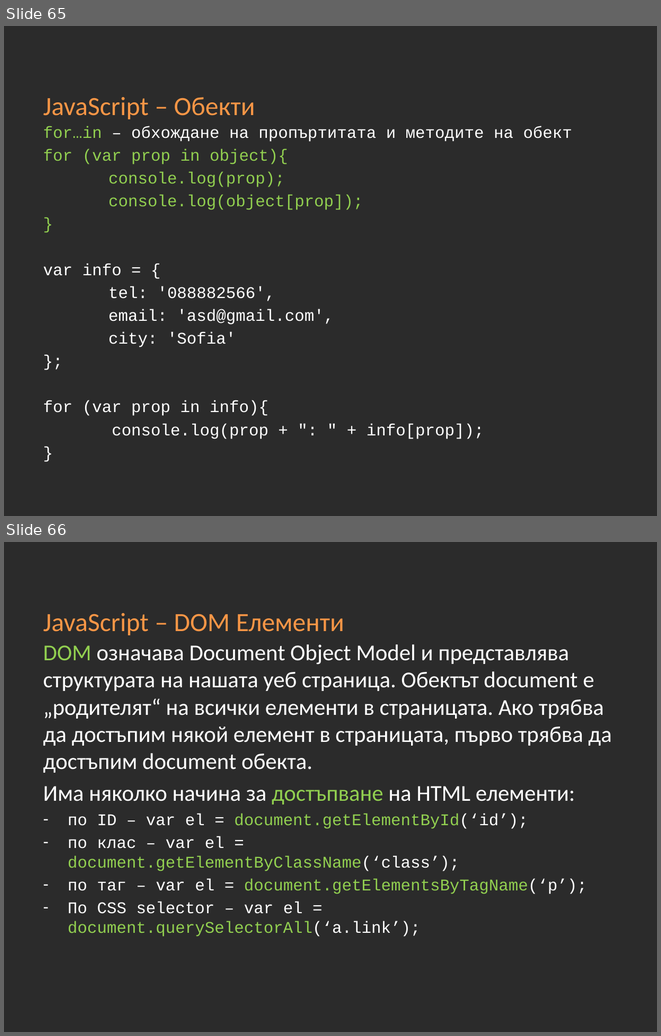
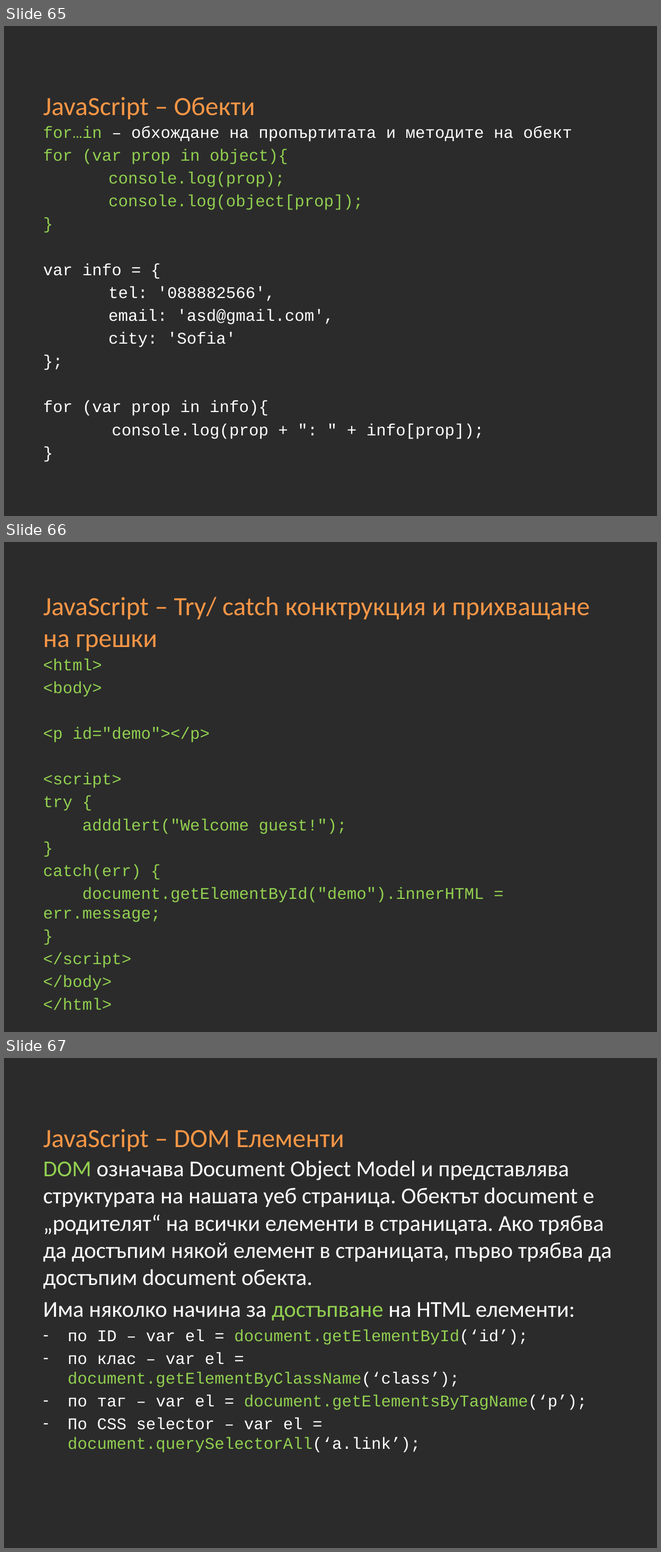
Before and after one commit to Academy-Soft-Intellect/Front-End-Course, a slide deck: 09-JavaScript-Basics/09-JavaScript-Basics.pptx. Shown one above the other, each under a label of ours: slides 65 and 66 before the commit, slides 65, 66 and 67 after it. The pictures are 661x1036 and 661x1552 pixels, drawn with LibreOffice and Linux fonts; fonts in the diff are those of the drawing; background and template pictures are left out; a plain dark background stands for a picture behind light text. Boxes give left, top, right and bottom in pixels: in the first picture for what was removed or moved away, otherwise in the second. Text is boxed around its words. In the diff, an @@ line names an element or a change of style, - is before the commit and + after.

```diff
--- a/09-JavaScript-Basics/09-JavaScript-Basics.pptx
+++ b/09-JavaScript-Basics/09-JavaScript-Basics.pptx
@@ slide 66 added at <box>4,542,657,1032</box>, background picture (left out) @@
@@ title added at <box>43,597,590,651</box>, 29 pt, text #F79646 @@
+JavaScript – Try/ catch конктрукция и прихващане на грешки
@@ text added at <box>43,659,484,1010</box>, 18 pt, text #92D050 @@
+<html>
+<body>
+<p id="demo"></p>
+<script>
+try {
+adddlert("Welcome guest!");
+}
+catch(err) {
+document.getElementById("demo").innerHTML = err.message;
+}
+</script>
+</body>
+</html>
@@ what was slide 66 is now slide 67 @@
```
Also in this commit, not shown: 1 other file.
